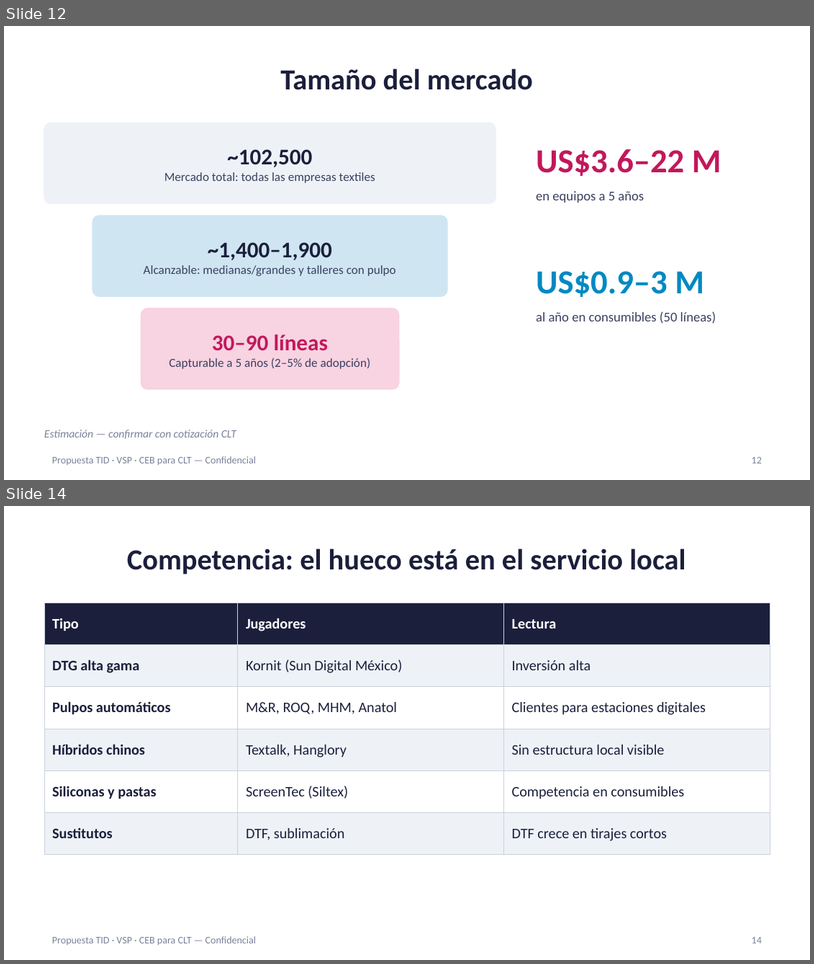
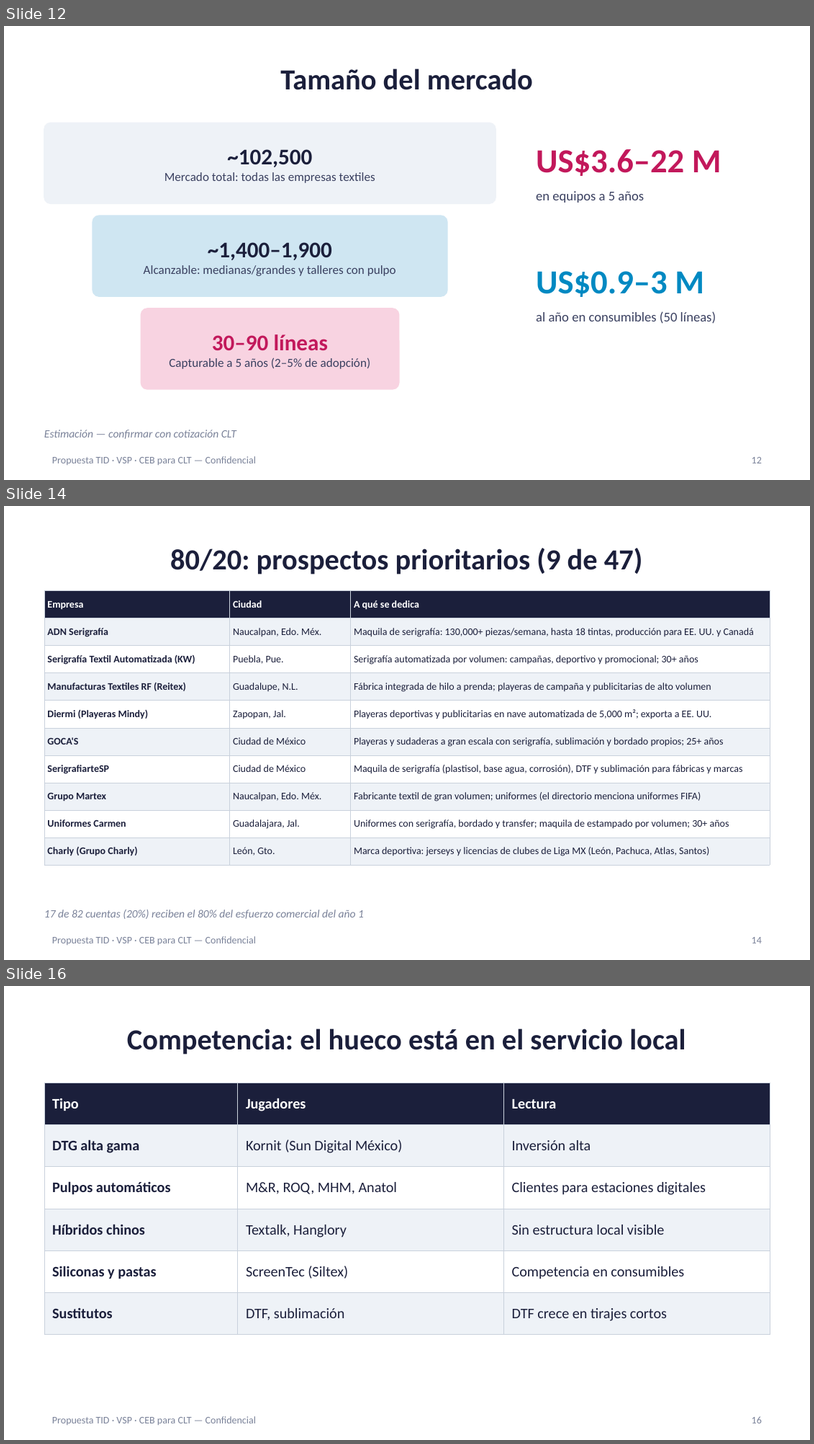
Before and after one commit to carlosmoreno793508/Cosas-Carlos, a slide deck: propuesta-clt/Presentacion_Propuesta_CLT_ES.pptx. Shown one above the other, each under a label of ours: slides 12 and 14 before the commit, slides 12, 14 and 16 after it; the slides between them are not shown. The pictures are 814x964 and 814x1444 pixels, drawn with LibreOffice and Linux fonts; fonts in the diff are those of the drawing. Boxes give left, top, right and bottom in pixels: in the first picture for what was removed or moved away, otherwise in the second. Text is boxed around its words. In the diff, an @@ line names an element or a change of style, - is before the commit and + after.

```diff
--- a/propuesta-clt/Presentacion_Propuesta_CLT_ES.pptx
+++ b/propuesta-clt/Presentacion_Propuesta_CLT_ES.pptx
@@ slide 14 added at (4, 506, 810, 960), background #FFFFFF; not listed: 1 template element that a slide beside it also shows @@
@@ title added at (170, 548, 643, 574), 26 pt, text #1B1F3B, bold @@
+80/20: prospectos prioritarios (9 de 47)
@@ table added at (44, 591, 770, 859), 10 rows, 3 columns @@
+Empresa | Ciudad | A qué se dedica
+ADN Serigrafía | Naucalpan, Edo. Méx. | Maquila de serigrafía: 130,000+ piezas/semana, hasta 18 tintas, producción para EE. UU. y Canadá
+Serigrafía Textil Automatizada (KW) | Puebla, Pue. | Serigrafía automatizada por volumen: campañas, deportivo y promocional; 30+ años
+Manufacturas Textiles RF (Reitex) | Guadalupe, N.L. | Fábrica integrada de hilo a prenda; playeras de campaña y publicitarias de alto volumen
+Diermi (Playeras Mindy) | Zapopan, Jal. | Playeras deportivas y publicitarias en nave automatizada de 5,000 m²; exporta a EE. UU.
+GOCA'S | Ciudad de México | Playeras y sudaderas a gran escala con serigrafía, sublimación y bordado propios; 25+ años
+SerigrafiarteSP | Ciudad de México | Maquila de serigrafía (plastisol, base agua, corrosión), DTF y sublimación para fábricas y marcas
+Grupo Martex | Naucalpan, Edo. Méx. | Fabricante textil de gran volumen; uniformes (el directorio menciona uniformes FIFA)
+Uniformes Carmen | Guadalajara, Jal. | Uniformes con serigrafía, bordado y transfer; maquila de estampado por volumen; 30+ años
+Charly (Grupo Charly) | León, Gto. | Marca deportiva: jerseys y licencias de clubes de Liga MX (León, Pachuca, Atlas, Santos)
@@ text added at (44, 909, 364, 919), 10 pt, text #7A8299, italic @@
+17 de 82 cuentas (20%) reciben el 80% del esfuerzo comercial del año 1
@@ page number added at (752, 937, 762, 943), 9 pt, text #7A8299 @@
+14
@@ what was slide 14 is now slide 16 @@
@@ page number at (752, 1416, 762, 1423): text changed @@
-14
+16
```
Also in this commit, not shown: 3 slides changed, 1 other slide added, 10 other files.
